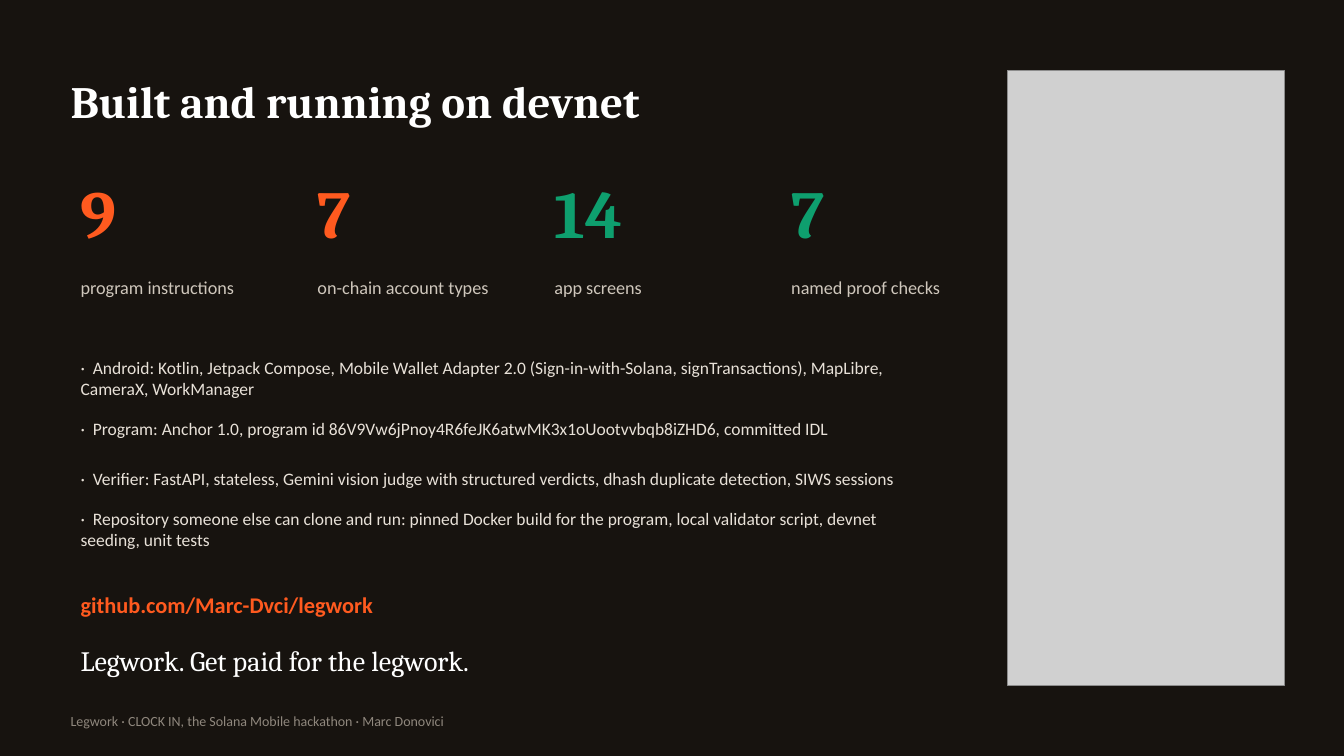
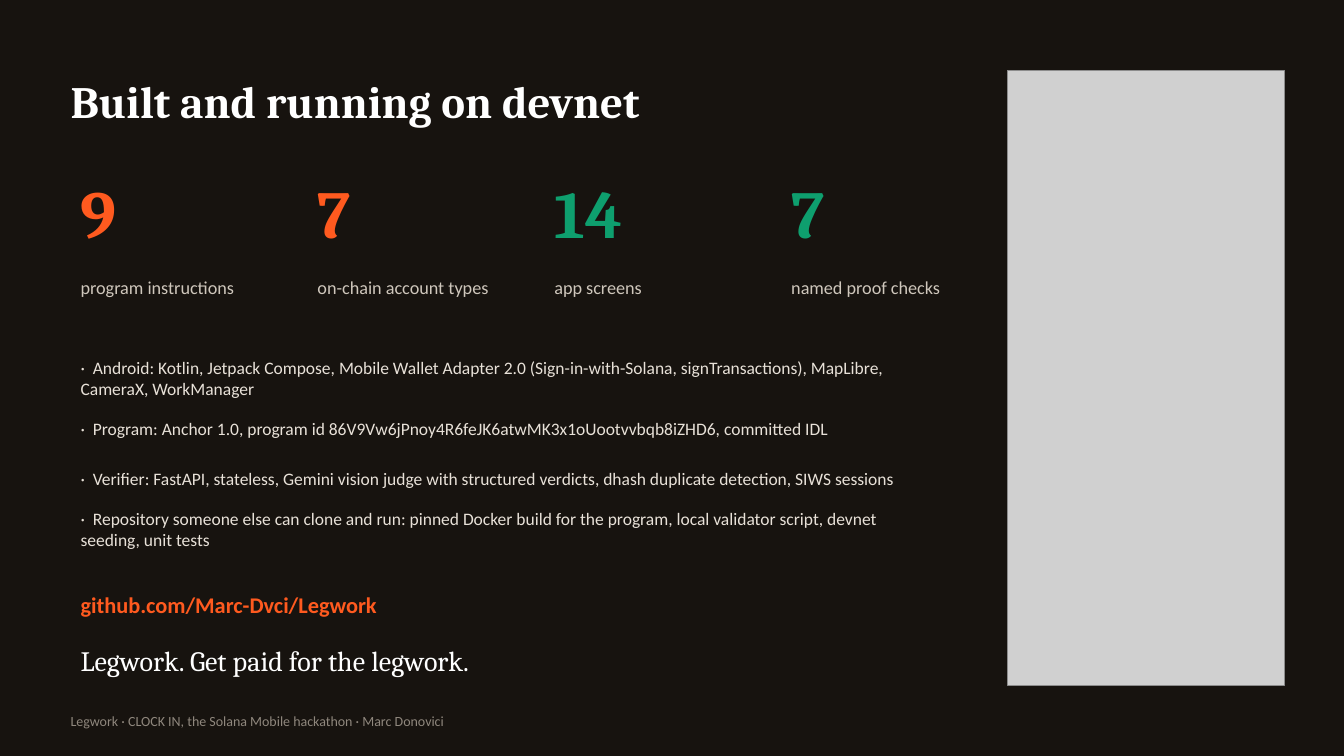
Before and after one commit to Marc-Dvci/Legwork, a slide deck: slide 12 of docs/deck/Legwork-pitch.pptx. Drawn at 1344x756 pixels with LibreOffice and Linux fonts; fonts in the diff are those of the drawing; grey boxes stand for pictures. Boxes give left, top, right and bottom in pixels: in the first picture for what was removed or moved away, otherwise in the second. Text is boxed around its words. In the diff, an @@ line names an element or a change of style, - is before the commit and + after.

```diff
--- a/docs/deck/Legwork-pitch.pptx
+++ b/docs/deck/Legwork-pitch.pptx
@@ text at (x1=81, y1=597, x2=377, y2=617): text changed @@
-github.com/Marc-Dvci/legwork
+github.com/Marc-Dvci/Legwork
```
Also in this commit, not shown: 2 other slides changed, 21 other files.
